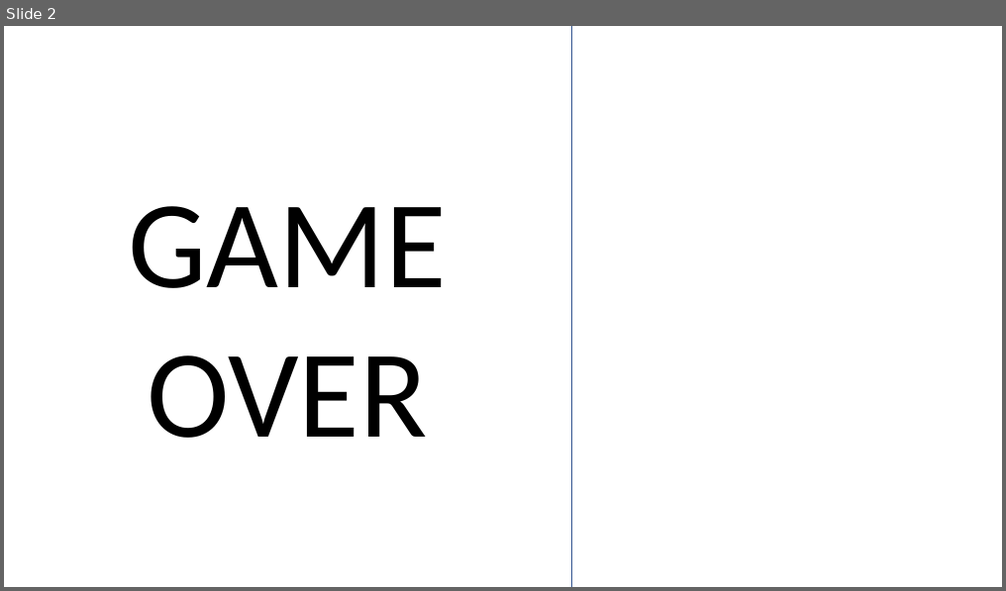
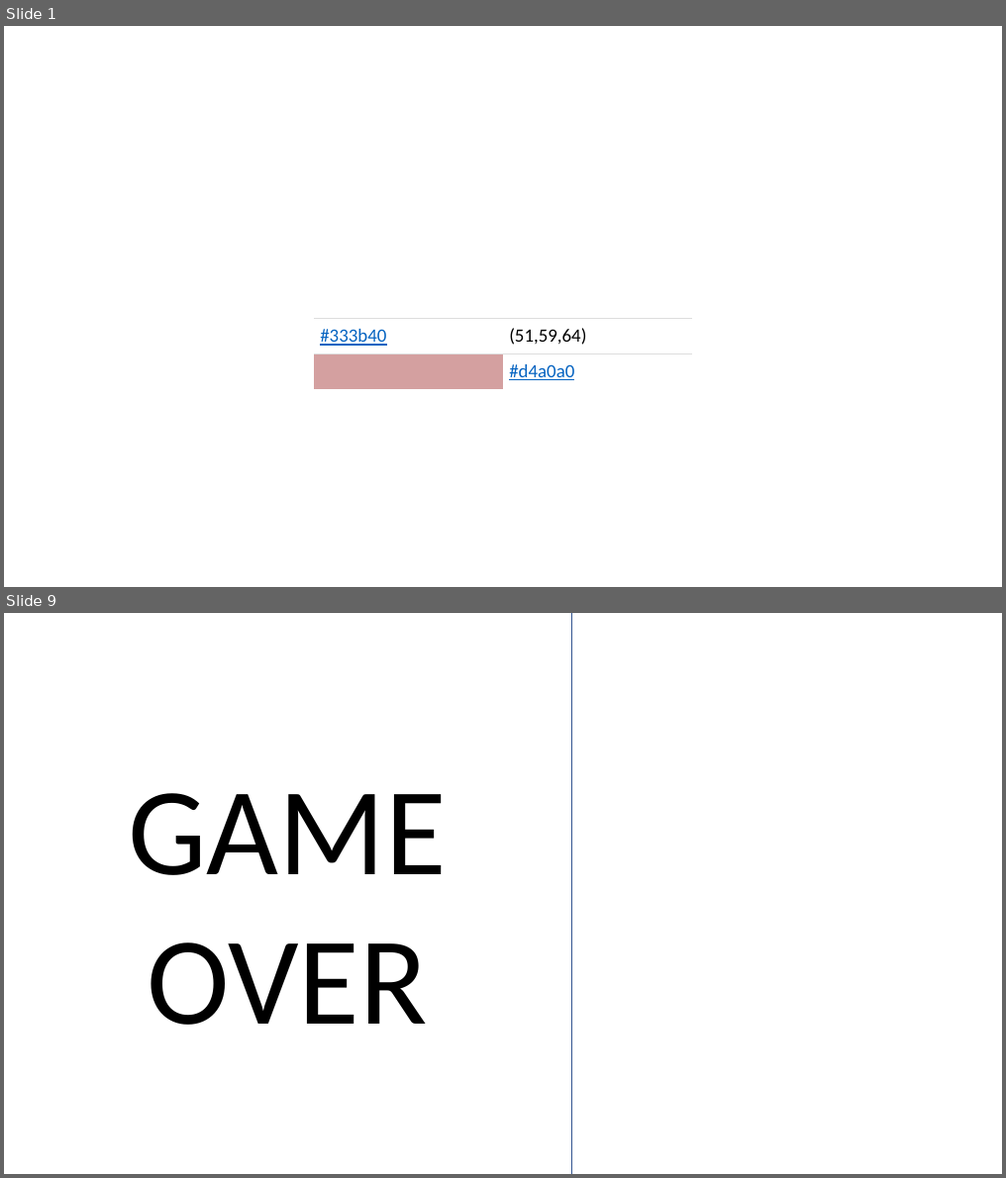
Before and after one commit to ShaharSalhov/hangman_game, a slide deck: public/pics/Presentation1.pptx. Shown one above the other, each under a label of ours: slide 2 before the commit, slides 1 and 9 after it; the slides between them are not shown. The pictures are 1006x591 and 1006x1178 pixels, drawn with LibreOffice and Linux fonts; fonts in the diff are those of the drawing; background and template pictures are left out. Boxes give left, top, right and bottom in pixels: in the first picture for what was removed or moved away, otherwise in the second. Text is boxed around its words. In the diff, an @@ line names an element or a change of style, - is before the commit and + after.

```diff
--- a/public/pics/Presentation1.pptx
+++ b/public/pics/Presentation1.pptx
@@ slide 1 added at bbox=[4, 26, 1002, 587], background #FFFFFF @@
@@ table added at bbox=[314, 319, 693, 388], 2 rows, 2 columns @@
+#333b40 | (51,59,64)
+ | #d4a0a0
@@ what was slide 2 is now slide 9 @@
```
Also in this commit, not shown: 1 slide changed, 6 other slides added, 22 other files.
